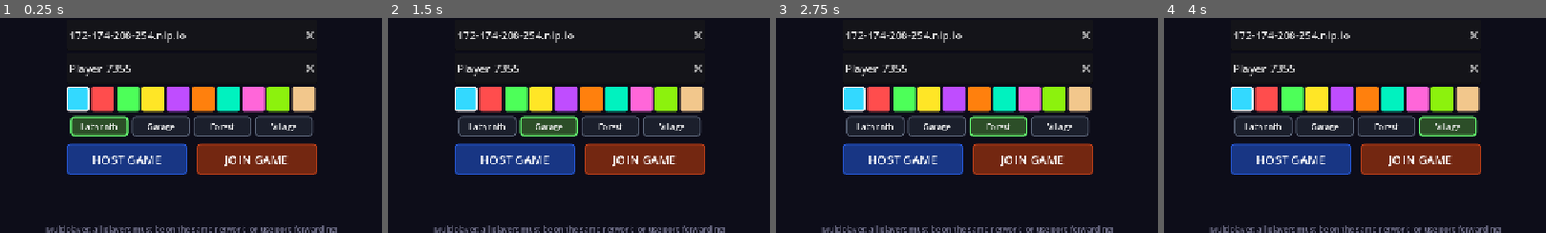
Above: before the commit, frames 1-4 (left to right).
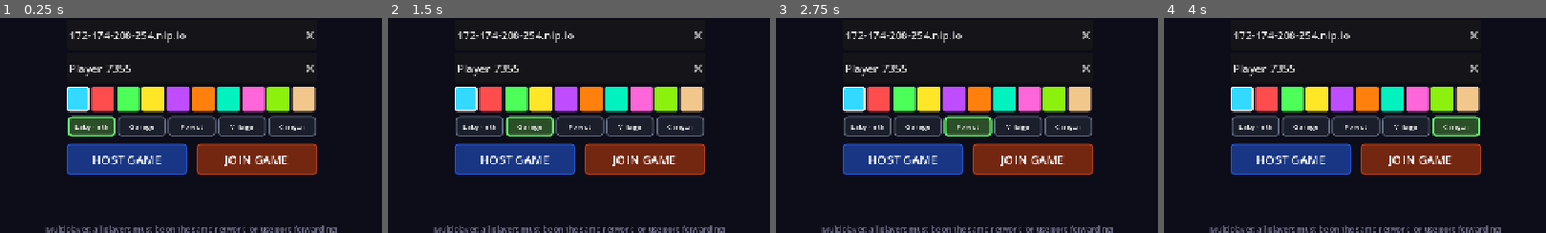
Above: after the commit, the same moments.

Repository: jyacine/trapbattle
Game: Godot game, scene res://scenes/Main.tscn
Two runs of this game, one before a commit and one after it. Both use one fixed random seed, a clock stepped at 60 frames per second and the inputs below.
Inputs (mouse positions are % of the whole screen's width and height, from its top left):
- Up to frame 1 (0.25 s): no input
- Up to frame 2 (1.5 s): click "Labyrinth" at 0.5 s; click "Garage" at 1.25 s
- Up to frame 3 (2.75 s): click "Forest" at 2 s
- Up to frame 4 (4 s): click "Village" at 2.75 s; click (63, 73) at 3.5 s, where only the run after the commit has a clickable "Canyon"
The pictures show only the part of the screen within x 25-75%, y 48-98%; the shares and areas given below are measured in that part.

The runs differ from the first frame. In frame 1, 1.9% of the frame differs, in the area x 17-83%, y 45-56%; in frame 2, 2.3%; in frame 3, 2.8%; in frame 4, 1.9%.

Commit message:
feat(maps): add Canyon — open rocky badlands map (id 5)
A terrain-style outdoor map built with the existing engine (no GDExtension,
ships on web): banded sandstone cliff walls, sun-baked sandy ground, open
desert sky, harsh warm sun + faint haze, rock spires crowning the walls and
boulders strewn in dead-ends. Lobby/menu map picker buttons resized so the
5-map roster fits the row. Smoke test extended to cover map 5.

(Chosen over integrating TokisanGames/Terrain3D directly: its web/HTML5 shader
path is unsupported in Godot's Compatibility renderer used by the itch.io
build, it needs native binaries per platform, and a heightmap terrain doesn't
fit the grid-maze gameplay.)

Co-Authored-By: Claude Opus 4.8 <noreply@anthropic.com>

Diff:
--- a/scripts/config.gd
+++ b/scripts/config.gd
@@ -18,6 +18,7 @@
 	{"id": 2, "name": "Garage",     "desc": "Concrete & steel"},
 	{"id": 3, "name": "Forest",     "desc": "Hedgerows & sky"},
 	{"id": 4, "name": "Village",    "desc": "Abandoned, at dusk"},
+	{"id": 5, "name": "Canyon",     "desc": "Open rocky badlands"},
 ]
 
 static func map_name(id: int) -> String:
--- a/scripts/lobby_ui.gd
+++ b/scripts/lobby_ui.gd
@@ -372,14 +372,15 @@
 	row.offset_left = -210; row.offset_right = 210
 	row.offset_top  = top;  row.offset_bottom = bottom
 	row.alignment = BoxContainer.ALIGNMENT_CENTER
-	row.add_theme_constant_override("separation", 5)
+	row.add_theme_constant_override("separation", 4)
+	# Buttons sized so the full map roster fits the ~420 px row (currently 5 maps).
 	for m in Config.MAPS:
 		var mid: int = m["id"]
 		var b = Button.new()
 		b.text = m["name"]
-		b.custom_minimum_size = Vector2(98, 34)
+		b.custom_minimum_size = Vector2(80, 34)
 		b.tooltip_text = m["desc"]
-		b.add_theme_font_size_override("font_size", 13)
+		b.add_theme_font_size_override("font_size", 12)
 		b.pressed.connect(func(): _on_map_selected(mid))
 		_style_map_button(b, mid == _selected_map)
 		row.add_child(b)
--- a/scripts/main.gd
+++ b/scripts/main.gd
@@ -226,6 +226,7 @@
 		2: _props_garage(wall_cells, dead_ends, grid, rows, cols, cs, wall_h, maze_node)
 		3: _props_forest(wall_cells, dead_ends, cs, wall_h, maze_node)
 		4: _props_village(dead_ends, cs, maze_node)
+		5: _props_canyon(wall_cells, dead_ends, cs, wall_h, maze_node)
 
 # Add one MultiMeshInstance3D batching `mesh` at every transform in `xforms`.
 func _add_multimesh(mesh: Mesh, mat: Material, xforms: Array, maze_node: Node3D) -> void:
@@ -312,6 +313,27 @@
 	_add_multimesh(barrel_mesh, _solid_mat(Color(0.40, 0.26, 0.13), 0.85), barrels, maze_node)
 	_add_multimesh(crate_mesh,  _solid_mat(Color(0.46, 0.33, 0.18), 0.9),  crates, maze_node)
 
+# Canyon: jagged rock spires crowning the cliff walls + boulders in dead-ends —
+# gives the maze an open badlands skyline without changing the layout.
+func _props_canyon(wall_cells: Array, dead_ends: Array, cs: float, wall_h: float, maze_node: Node3D) -> void:
+	var spire_mesh := CylinderMesh.new()
+	spire_mesh.top_radius = 0.05; spire_mesh.bottom_radius = 0.55; spire_mesh.height = 1.7
+	var spires: Array = []
+	for i in range(wall_cells.size()):
+		if i % 4 != 0: continue   # ~1/4 of walls get a spire
+		var cell: Vector2i = wall_cells[i]
+		var h: float = sin(float(i) * 21.7) * 311.3
+		var jitter: float = (h - floorf(h)) * 0.5
+		spires.append(Transform3D(Basis(), Vector3((cell.x + 0.5) * cs, wall_h + 0.7 + jitter, (cell.y + 0.5) * cs)))
+	_add_multimesh(spire_mesh, _solid_mat(Color(0.55, 0.36, 0.22), 0.95), spires, maze_node)
+
+	var rock_mesh := SphereMesh.new(); rock_mesh.radius = 0.55; rock_mesh.height = 0.8
+	var rocks: Array = []
+	for i in range(dead_ends.size()):
+		var cell: Vector2i = dead_ends[i]
+		rocks.append(Transform3D(Basis(), Vector3((cell.x + 0.5) * cs, 0.3, (cell.y + 0.5) * cs)))
+	_add_multimesh(rock_mesh, _solid_mat(Color(0.50, 0.42, 0.34), 1.0), rocks, maze_node)
+
 # ── Map materials ─────────────────────────────────────────────────────────────
 func _make_wall_material(map_id: int) -> Material:
 	var shader = Shader.new()
@@ -355,6 +377,20 @@
 	float seam = smoothstep(0.44, 0.5, abs(fract(uv.x) - 0.5));
 	wood = mix(wood, vec3(0.12, 0.08, 0.04), seam * 0.6);
 	ALBEDO = wood; ROUGHNESS = 0.95;
+}
+"""
+	elif map_id == 5:
+		# Canyon — banded sandstone cliff strata.
+		shader.code = """
+shader_type spatial;
+void fragment() {
+	vec2 uv = UV * vec2(3.0, 4.0);
+	float strata = floor(uv.y + sin(uv.x * 2.0) * 0.15);
+	float band = fract(sin(strata * 17.3) * 9999.0);
+	vec3 rock = mix(vec3(0.52, 0.30, 0.18), vec3(0.80, 0.54, 0.33), band);
+	float n = fract(sin(dot(floor(uv * 4.0), vec2(12.9, 78.2))) * 43758.5);
+	rock *= (0.85 + 0.15 * n);
+	ALBEDO = rock; ROUGHNESS = 0.95;
 }
 """
 	else:
@@ -416,6 +452,19 @@
 	float stone = smoothstep(0.74, 0.80, abs(fract(uv.x) - 0.5) + abs(fract(uv.y) - 0.5));
 	dirt = mix(dirt, vec3(0.34, 0.33, 0.30), stone * 0.45);
 	ALBEDO = dirt; ROUGHNESS = 1.0;
+}
+"""
+	elif map_id == 5:
+		# Canyon — sun-baked sand with scattered rock.
+		shader.code = """
+shader_type spatial;
+void fragment() {
+	vec2 uv = UV * 10.0;
+	float n = fract(sin(dot(floor(uv), vec2(12.9, 78.2))) * 43758.5);
+	vec3 sand = mix(vec3(0.74, 0.58, 0.36), vec3(0.85, 0.69, 0.45), n);
+	float rock = fract(sin(dot(floor(uv * 0.5), vec2(31.7, 11.3))) * 2375.0);
+	sand = mix(sand, vec3(0.46, 0.34, 0.24), smoothstep(0.82, 1.0, rock) * 0.6);
+	ALBEDO = sand; ROUGHNESS = 1.0;
 }
 """
 	else:
@@ -449,6 +498,11 @@
 		mat.albedo_color = Color(0.40, 0.28, 0.30); mat.roughness = 1.0
 		mat.emission_enabled = true; mat.emission = Color(0.55, 0.32, 0.20)
 		mat.emission_energy_multiplier = 0.45
+	elif map_id == 5:
+		# Canyon — bright open desert sky.
+		mat.albedo_color = Color(0.52, 0.68, 0.92); mat.roughness = 1.0
+		mat.emission_enabled = true; mat.emission = Color(0.58, 0.72, 0.96)
+		mat.emission_energy_multiplier = 0.9
 	else:
 		# Labyrinth (1, default) — dark stone ceiling.
 		mat.albedo_color = Color(0.12, 0.12, 0.15); mat.roughness = 1.0
@@ -474,6 +528,10 @@
 			dir_light.light_color = Color(1.0, 0.62, 0.38); dir_light.light_energy = 0.55
 			env.ambient_light_color = Color(0.34, 0.26, 0.24); env.ambient_light_energy = 1.05
 			env.fog_enabled = true; env.fog_light_color = Color(0.45, 0.32, 0.24); env.fog_density = 0.025
+		5:  # Canyon — harsh bright sun, faint dusty haze
+			dir_light.light_color = Color(1.0, 0.93, 0.78); dir_light.light_energy = 1.0
+			env.ambient_light_color = Color(0.48, 0.42, 0.34); env.ambient_light_energy = 1.3
+			env.fog_enabled = true; env.fog_light_color = Color(0.72, 0.60, 0.45); env.fog_density = 0.012
 		_:  # Labyrinth (1, default) — warm torchlit stone
 			dir_light.light_color = Color(1.0, 0.85, 0.65); dir_light.light_energy = 0.5
 			env.ambient_light_color = Color(0.35, 0.30, 0.25); env.ambient_light_energy = 1.0
--- a/tests/map_check.gd
+++ b/tests/map_check.gd
@@ -22,9 +22,9 @@
 			row.append(1 if is_wall else 0)
 		grid.append(row)
 
-	var names := ["", "Labyrinth", "Garage", "Forest", "Village"]
+	var names := ["", "Labyrinth", "Garage", "Forest", "Village", "Canyon"]
 	var ok := true
-	for id in [1, 2, 3, 4]:
+	for id in [1, 2, 3, 4, 5]:
 		var wm = main._make_wall_material(id)
 		var fm = main._make_floor_material(id)
 		var cm = main._make_ceiling_material(id)
